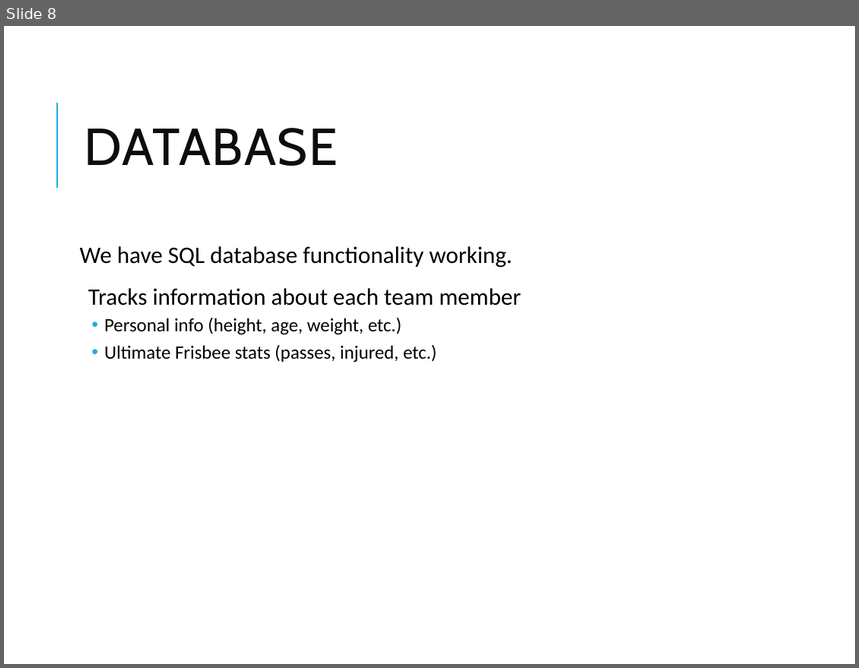
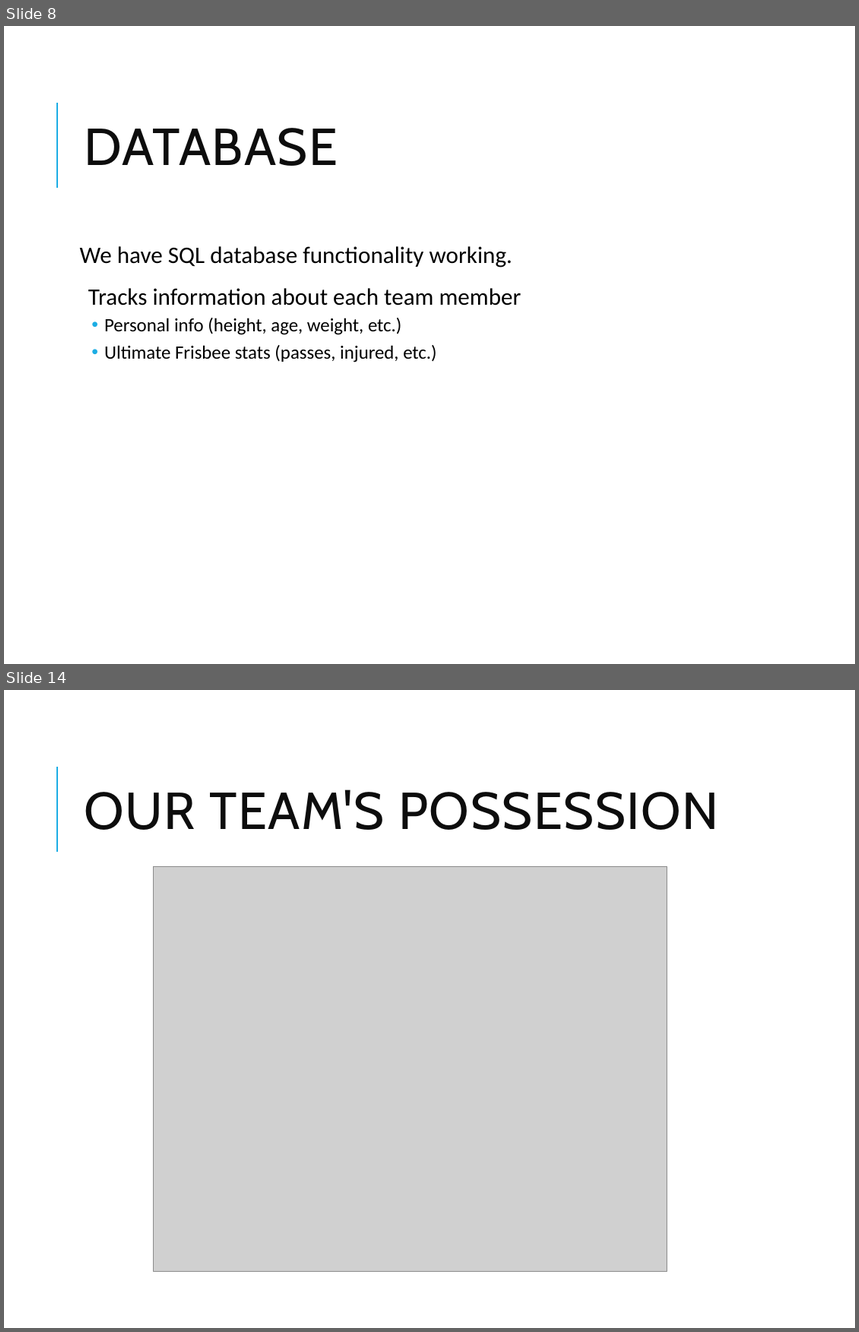
Before and after one commit to calebdehaan/Software1Project, a slide deck: Trythis.pptx. Shown one above the other, each under a label of ours: slide 8 before the commit, slides 8 and 14 after it; the slides between them are not shown. The pictures are 859x668 and 859x1332 pixels, drawn with LibreOffice and Linux fonts; fonts in the diff are those of the drawing; grey boxes stand for pictures. Boxes give left, top, right and bottom in pixels: in the first picture for what was removed or moved away, otherwise in the second. Text is boxed around its words. In the diff, an @@ line names an element or a change of style, - is before the commit and + after.

```diff
--- a/Trythis.pptx
+++ b/Trythis.pptx
@@ slide 14 added at (x1=4, y1=690, x2=855, y2=1328), background #FFFFFF; not listed: 1 template element that a slide beside it also shows @@
@@ title added at (x1=84, y1=790, x2=718, y2=830), 44 pt, text #0D0D0D @@
+OUR TEAM'S POSSESSION
@@ picture added at (x1=153, y1=867, x2=667, y2=1272) @@
```
Also in this commit, not shown: 2 slides changed, 8 other slides added, 4 other files.
